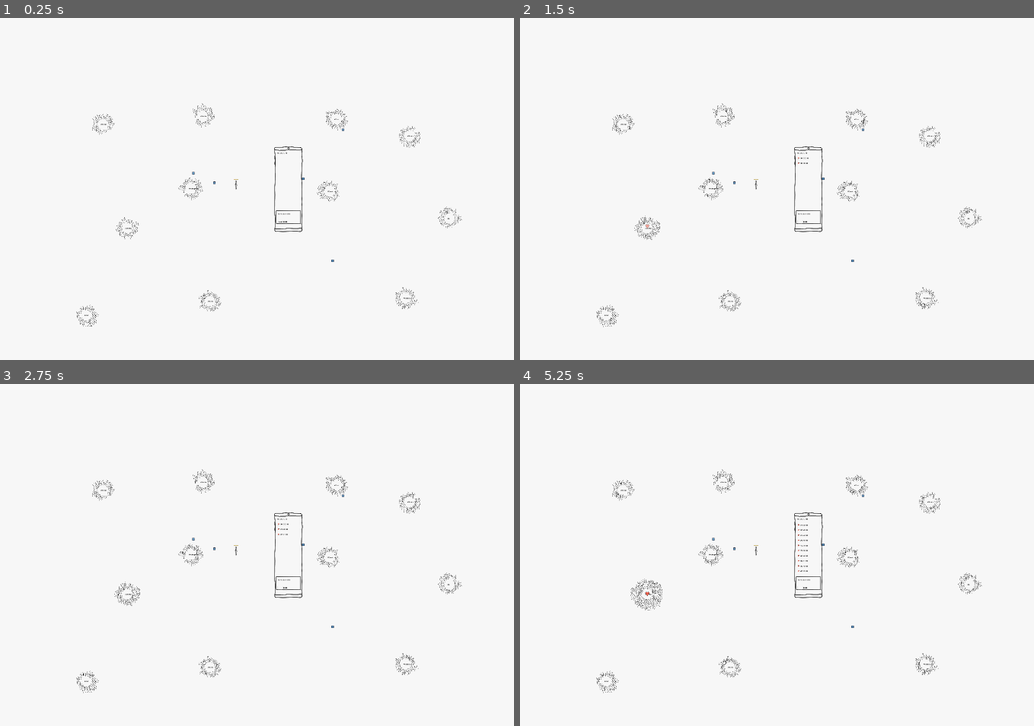
Above: before the commit, frames 1-4 (two rows, left to right).
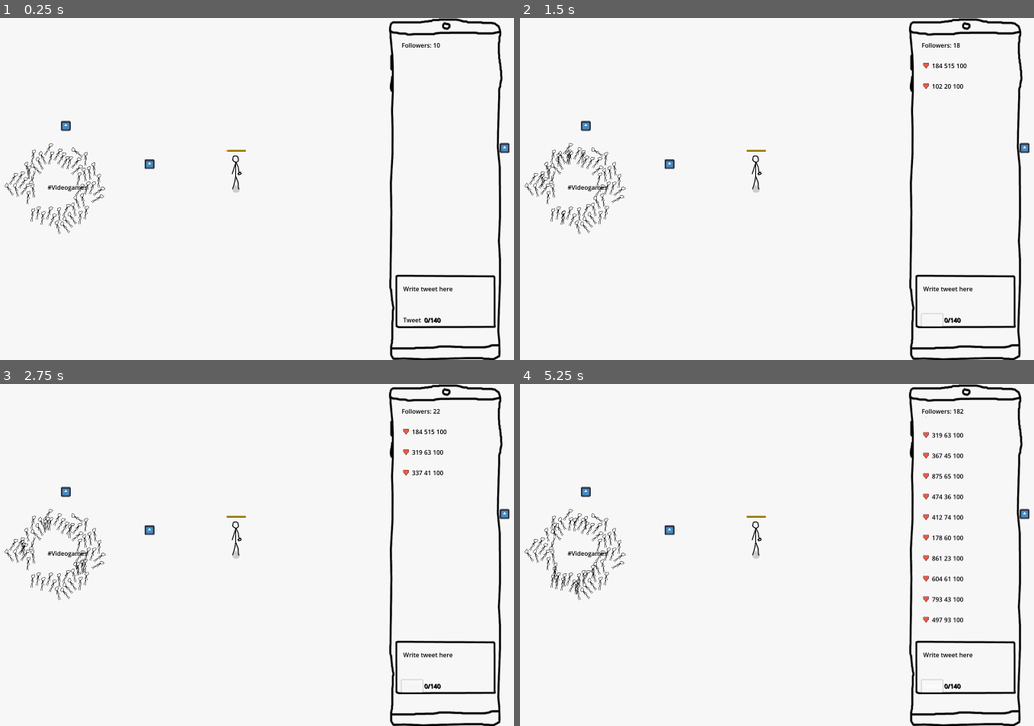
Above: after the commit, the same moments.

Repository: loiveli/FGJ2025
Game: Godot game, scene res://Root.tscn
Same seed, same stepped clock (60 frames per second), same inputs: the game is played once before the commit and once after it. The engine's default icon, where the game draws it, is replaced by a stand-in: a white triangle on a blue panel in a dark square.
Inputs:
- Up to frame 1 (0.25 s): no input
- Up to frame 2 (1.5 s): click "Tweet" at 0.5 s; click "Tweet" at 1.25 s
- Up to frame 3 (2.75 s): click "Tweet" at 2 s
- Up to frame 4 (5.25 s): tap Enter at 2.75, 2.85, 3.6, 4.35, 5.1 s; tap Space at 5 s

The runs differ from the first frame. In frame 1, 4.6% of the frame differs, in the area x 0-100%, y 0-100%; in frame 2, 4.9%; in frame 3, 5.0%; in frame 4, 5.7%.
Error in both runs: Invalid access to property or key 'Games' on a base object of type 'Dictionary'. (res://player.gd:75)

Commit message:
Disabled zoom

Diff:
--- a/Root.tscn
+++ b/Root.tscn
@@ -39,7 +39,6 @@
 polygon = PackedVector2Array(59.1, -64, -59, -64, -63.8, -59, -64, 61, -60.3, 64, 59.6, 64, 63.9, 59, 64, -61.1)
 
 [node name="Camera2D" type="Camera2D" parent="Player"]
-zoom = Vector2(0.25, 0.25)
 
 [node name="Sanitybar" parent="Player" instance=ExtResource("3_tgdsa")]
 position = Vector2(-25, -103)
